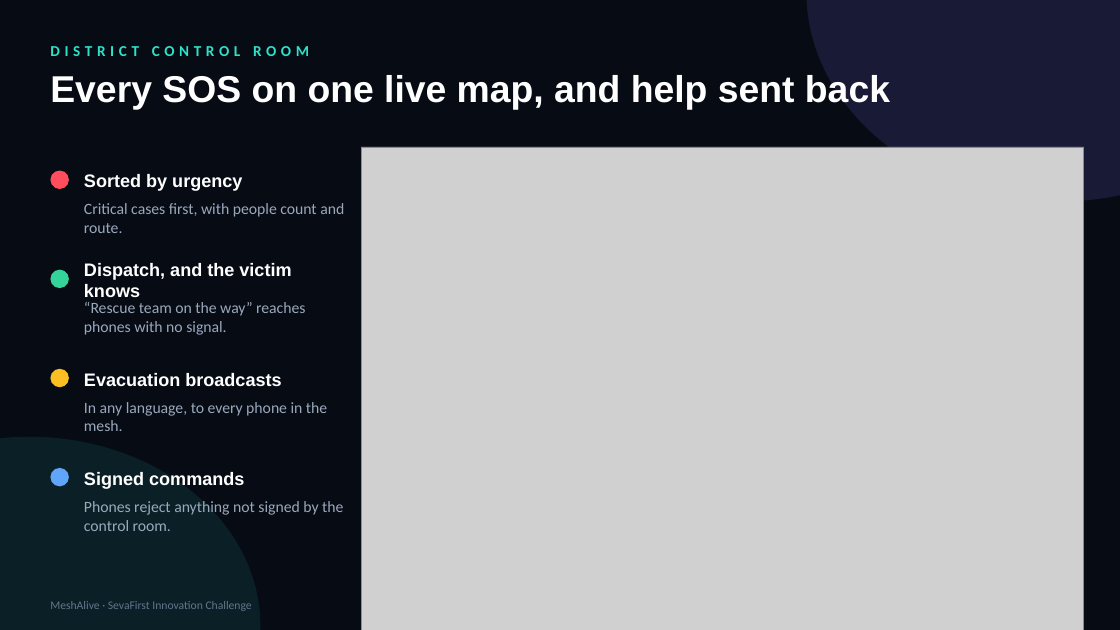
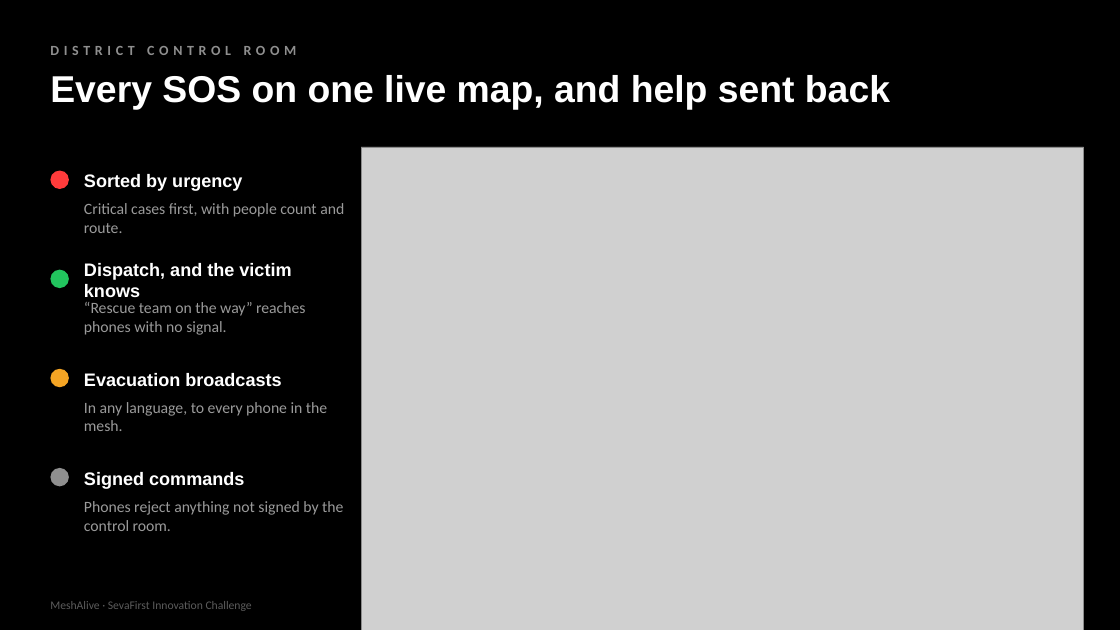
Before and after one commit to yogeshwardev/MESHALIVE-, a slide deck: slide 5 of submission/MeshAlive_Pitch_Deck.pptx. Drawn at 1120x630 pixels with LibreOffice and Linux fonts; fonts in the diff are those of the drawing; grey boxes stand for pictures. Boxes give left, top, right and bottom in pixels: in the first picture for what was removed or moved away, otherwise in the second. Text is boxed around its words. In the diff, an @@ line names an element or a change of style, - is before the commit and + after.

```diff
--- a/submission/MeshAlive_Pitch_Deck.pptx
+++ b/submission/MeshAlive_Pitch_Deck.pptx
@@ background #070B14 to #000000 @@
@@ ellipse removed at (807,0,1120,202) @@
@@ text "DISTRICT CONTROL ROOM" at (50,46,297,55): size 13 to 12 pt, text colour #2DE2C8 to #8F8F8F @@
@@ ellipse at (50,171,69,189): fill #FF4D5E to #FF3B3B @@
@@ ellipse at (50,270,69,288): fill #34D399 to #22C55E @@
@@ ellipse at (50,369,69,387): fill #FBBF24 to #F5A524 @@
@@ ellipse removed at (0,437,260,630) @@
@@ ellipse at (50,468,69,486): fill #60A5FA to #8F8F8F @@
@@ text colour #9AA8BC to #9A9A9A in 4 elements at (84,203,344,233), (84,302,305,335), (84,402,327,431), (84,501,343,531) @@
@@ text "MeshAlive · SevaFirst Innovation Challenge" at (50,601,252,611): text colour #64748B to #5C5C5C @@
```
Also in this commit, not shown: 10 other slides changed, 14 other files.
